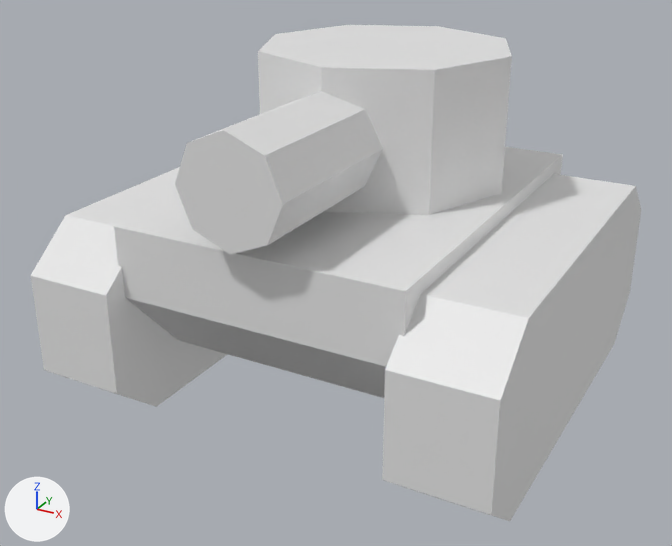
One commit to the glTF model assets/models/tank.glb: the scene before it, then after it.
Both versions are drawn from a camera (50 mm lens) standing at (0.878, -1.72, 0.873) and looking at (-0.028, -0.071, 0.049). Lighting does not change. The marker at lower left points along +X, +Y and +Z.
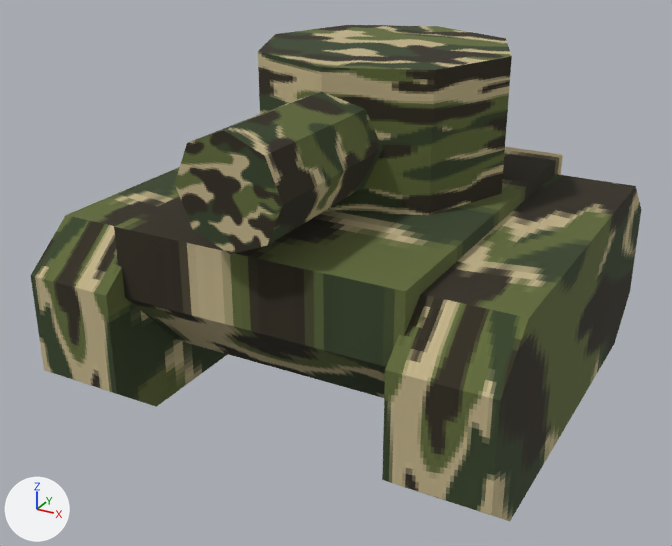
The edits, one by one:
Picture 'camo_green' (img_camo_green) is new.
Material 'Material' (mat_material) is new.
Its texture is img_camo_green.
Its roughness is 1.0.
me_cube_003 has 32 vertices, 56 faces and spans x -0.5..0.5, y -0.5..0.5, z -0.204..0.202.
me_cube_003 now uses material mat_material (picture img_camo_green).
me_cylinder has 16 vertices, 28 faces and spans x -0.11..0.11, y -0.302..0.302, z -0.11..0.11.
me_cylinder now uses material mat_material (picture img_camo_green).
me_cube_004 has 12 vertices, 20 faces and spans x -0.309..0.309, y -0.449..0.449, z -0.083..0.232.
me_cube_004 now uses material mat_material (picture img_camo_green).
me_cylinder_001 has 16 vertices, 28 faces and spans x -0.279..0.279, y -0.279..0.279, z -0.147..0.147.
me_cylinder_001 now uses material mat_material (picture img_camo_green).

What differs and where, as boxes (x1, y1, x2, y2) in the pictures (672 x 546 px):
'Cube.002', recoloured
    both: (31, 167, 641, 521)
'Cube', recoloured
    both: (114, 147, 563, 398)
'Cylinder.001', recoloured
    both: (258, 25, 512, 215)
'Cylinder', recoloured
    both: (175, 91, 383, 254)
